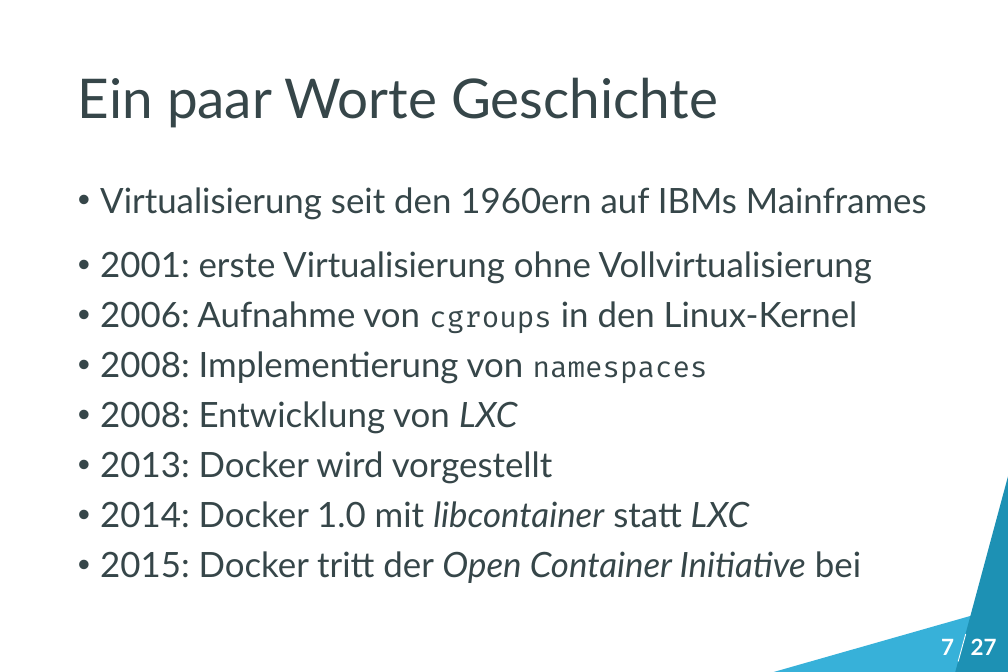
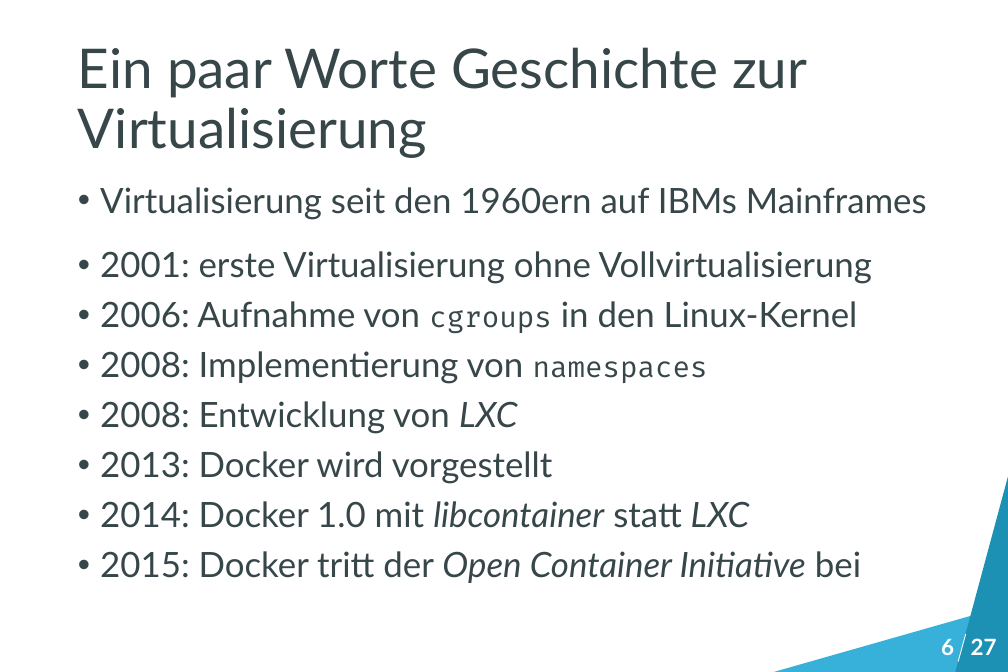
Before and after one commit to bemayr/talk.intro-to-docker, a slide deck: slide 7 of slides.pptx (slide 8 before the commit). Drawn at 1008x672 pixels with LibreOffice and Linux fonts; fonts in the diff are those of the drawing. Boxes give left, top, right and bottom in pixels: in the first picture for what was removed or moved away, otherwise in the second. Text is boxed around its words. In the diff, an @@ line names an element or a change of style, - is before the commit and + after.

```diff
--- a/slides.pptx
+++ b/slides.pptx
@@ title at (78, 47, 807, 158): text changed @@
-Ein paar Worte Geschichte
+Ein paar Worte Geschichte zur Virtualisierung
@@ text at (941, 639, 954, 655): text changed @@
-7
+6
```
Also in this commit, not shown: 22 other slides changed, 1 slide added, 1 slide removed.
